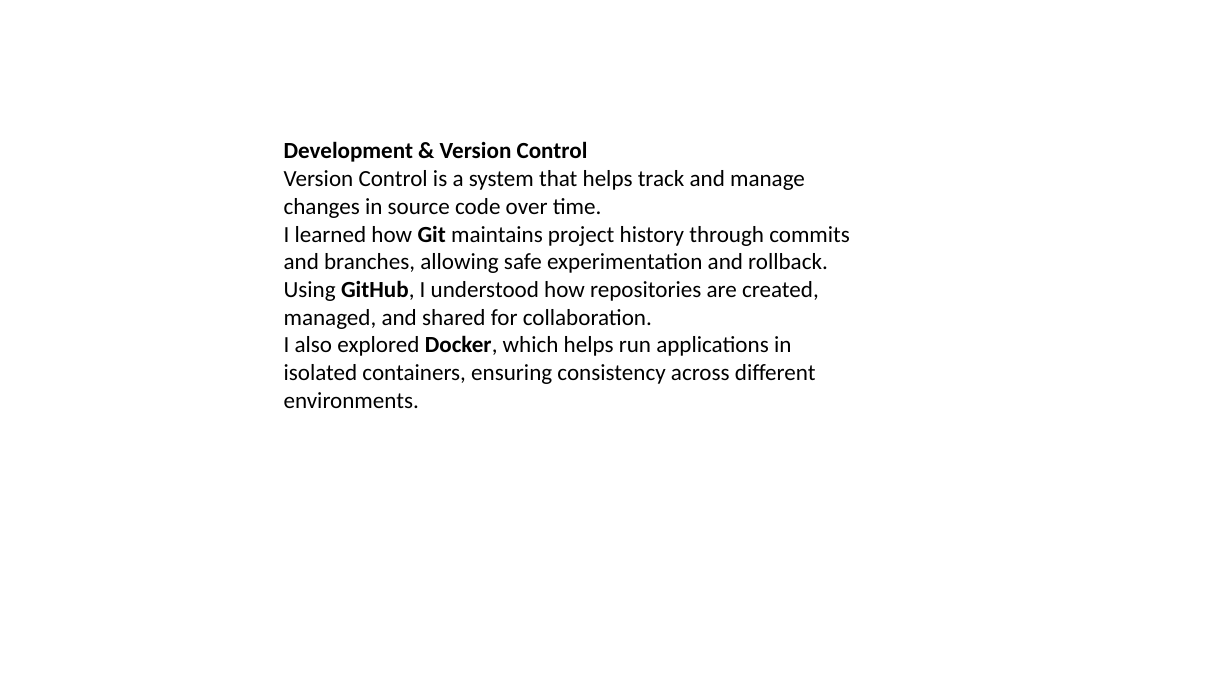
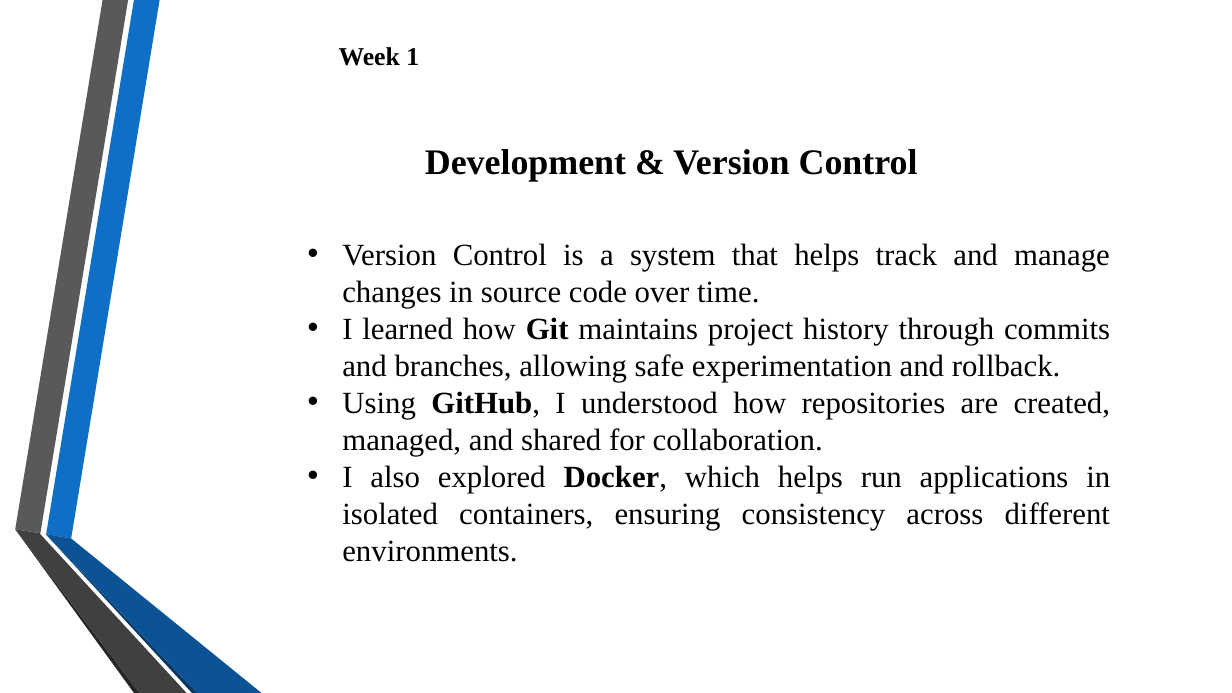
Before and after one commit to VaishnaviJadhav350/intern, a slide deck: slide 1 of Presentation 1 to 8.pptx. Drawn at 1232x693 pixels with LibreOffice and Linux fonts; fonts in the diff are those of the drawing; background and template pictures are left out. Boxes give left, top, right and bottom in pixels: in the first picture for what was removed or moved away, otherwise in the second. Text is boxed around its words. In the diff, an @@ line names an element or a change of style, - is before the commit and + after.

```diff
--- a/Presentation 1 to 8.pptx
+++ b/Presentation 1 to 8.pptx
@@ text added at <box>339,47,419,66</box>, 20 pt, text #000000, bold @@
+Week 1
@@ text added at <box>425,149,918,181</box>, 28 pt, text #000000, bold @@
+Development & Version Control
@@ text "Version Control is a system ...": place and size @@
-text "Version Control is a system ..." at <box>284,141,850,408</box>
+text "Version Control is a system ..." at <box>342,243,1111,562</box>
@@ text at <box>342,243,1110,382</box>: text changed; size 18 to 24 pt; font Calibri to Times New Roman @@
-Development & Version Control
-Version Control is a system that helps track and manage changes in source code over time.
-I learned how Git maintains project history through commits and branches, allowing safe experimentation and rollback.
+• Version Control is a system that helps track and manage changes in source code over time.
+• I learned how Git maintains project history through commits and branches, allowing safe experimentation and rollback.
@@ text at <box>342,391,1111,562</box>: size 18 to 24 pt, font Calibri to Times New Roman in "Using GitHub, I understood how repositories are ...", "I also explored Docker, which helps run ..."; alignment left to justified; bullet none to • @@
@@ group added at <box>15,0,262,693</box>: 6 freeform shapes @@
```
Also in this commit, not shown: 23 other slides changed, 4 other files.
